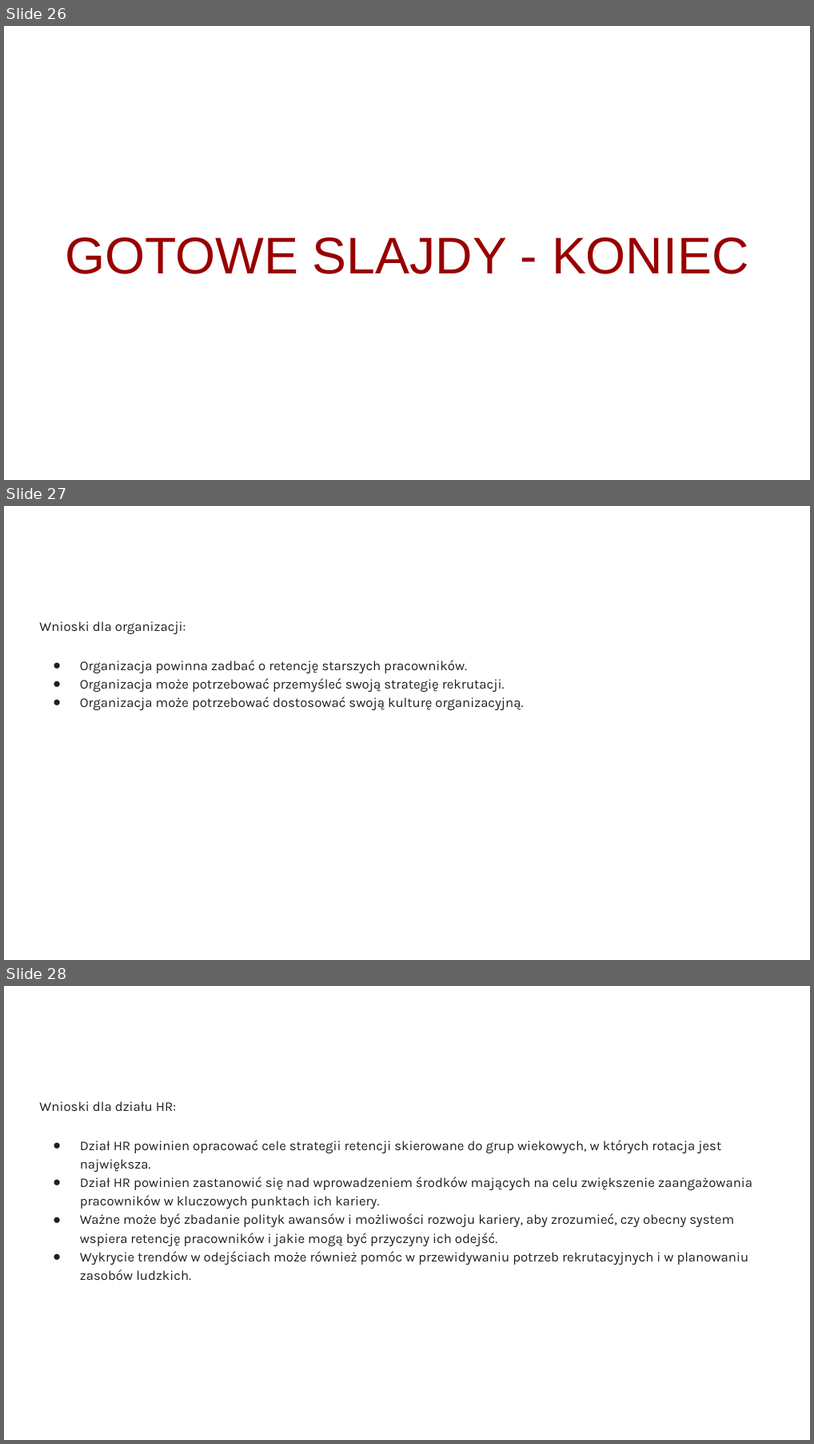
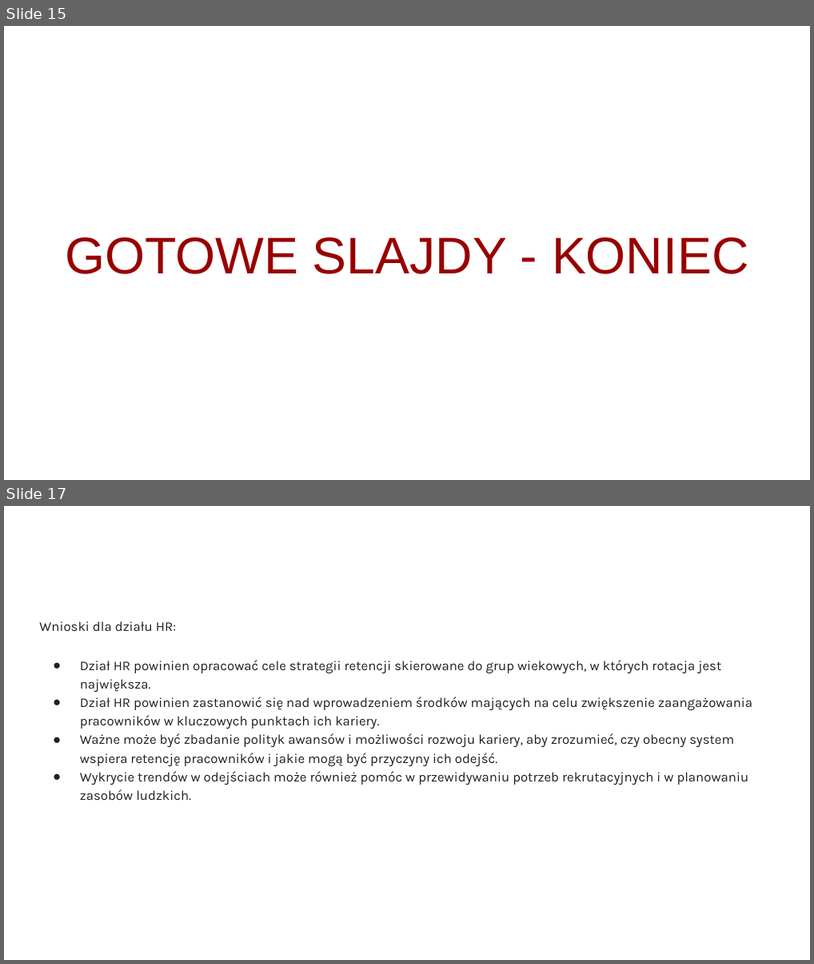
Before and after one commit to infoshareacademy/jdszr14-Tylda, a slide deck: python/docs/Tylda - Python.pptx. Shown one above the other, each under a label of ours: slides 26, 27 and 28 before the commit, slides 15 and 17 after it; the slides between them are not shown. The pictures are 814x1444 and 814x964 pixels, drawn with LibreOffice and Linux fonts; fonts in the diff are those of the drawing. Boxes give left, top, right and bottom in pixels: in the first picture for what was removed or moved away, otherwise in the second. Text is boxed around its words. In the diff, an @@ line names an element or a change of style, - is before the commit and + after.

```diff
--- a/python/docs/Tylda - Python.pptx
+++ b/python/docs/Tylda - Python.pptx
@@ slide 27 removed at box(4, 506, 810, 960), background #FFFFFF @@
@@ text removed at box(39, 621, 523, 710) @@
-Wnioski dla organizacji:
-● Organizacja powinna zadbać o retencję starszych pracowników.
-● Organizacja może potrzebować przemyśleć swoją strategię rekrutacji.
-● Organizacja może potrzebować dostosować swoją kulturę organizacyjną.
@@ what was slide 26 is now slide 15 @@
@@ what was slide 28 is now slide 17 @@
```
Also in this commit, not shown: 11 other slides removed.
